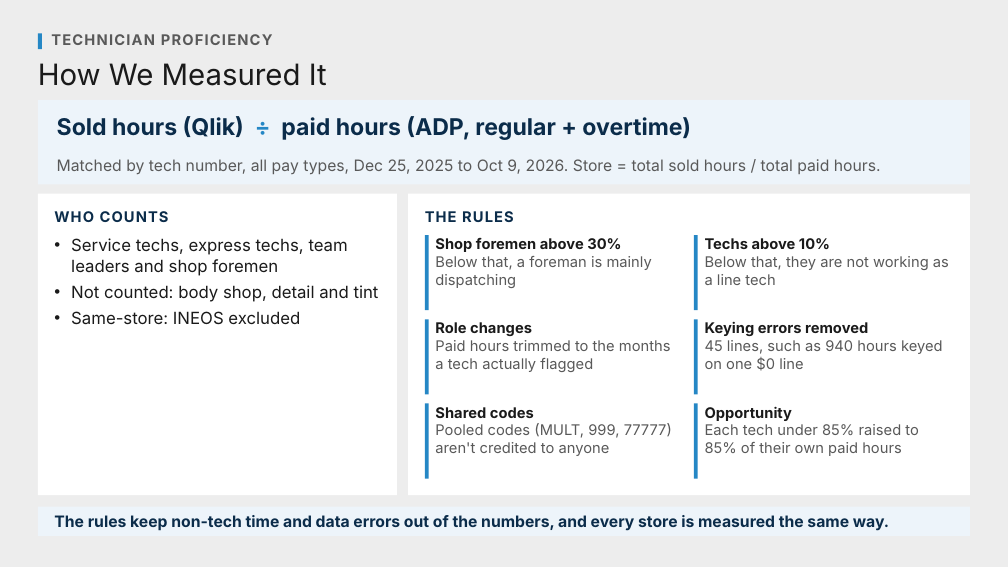
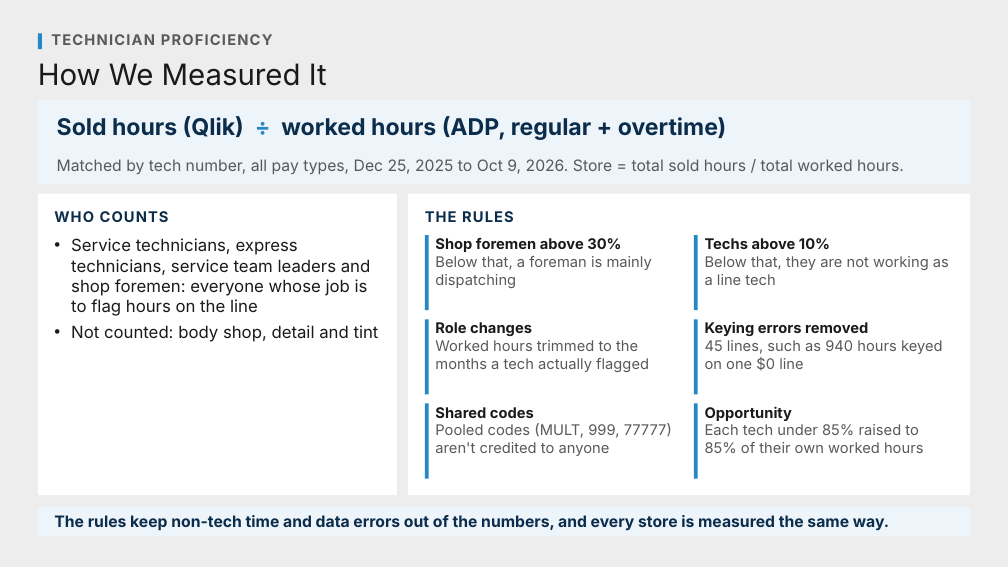
Before and after one commit to Ndresner/Noah, a slide deck: slide 136 of day2-deck/decks/Fixed Ops - Day 2 Example Test Deck.pptx. Drawn at 1008x567 pixels with LibreOffice and Linux fonts; fonts in the diff are those of the drawing. Boxes give left, top, right and bottom in pixels: in the first picture for what was removed or moved away, otherwise in the second. Text is boxed around its words. In the diff, an @@ line names an element or a change of style, - is before the commit and + after.

```diff
--- a/day2-deck/decks/Fixed Ops - Day 2 Example Test Deck.pptx
+++ b/day2-deck/decks/Fixed Ops - Day 2 Example Test Deck.pptx
@@ text at <box>57,116,727,140</box>: text changed @@
-Sold hours (Qlik) ÷ paid hours (ADP, regular + overtime)
+Sold hours (Qlik) ÷ worked hours (ADP, regular + overtime)
@@ text at <box>57,159,904,174</box>: text changed @@
-Matched by tech number, all pay types, Dec 25, 2025 to Oct 9, 2026. Store = total sold hours / total paid hours.
+Matched by tech number, all pay types, Dec 25, 2025 to Oct 9, 2026. Store = total sold hours / total worked hours.
@@ text at <box>71,238,371,316</box>: text changed @@
-• Service techs, express techs, team leaders and shop foremen
+• Service technicians, express technicians, service team leaders and shop foremen: everyone whose job is to flag hours on the line
@@ text at <box>71,311,300,325</box>: paragraph removed @@
-• Same-store: INEOS excluded
@@ text at <box>435,340,649,372</box>: text changed @@
-Paid hours trimmed to the months a tech actually flagged
+Worked hours trimmed to the months a tech actually flagged
@@ text at <box>705,424,924,453</box>: text changed @@
-Each tech under 85% raised to 85% of their own paid hours
+Each tech under 85% raised to 85% of their own worked hours
```
Also in this commit, not shown: 4 other slides changed, 5 slides removed, 17 other files.
